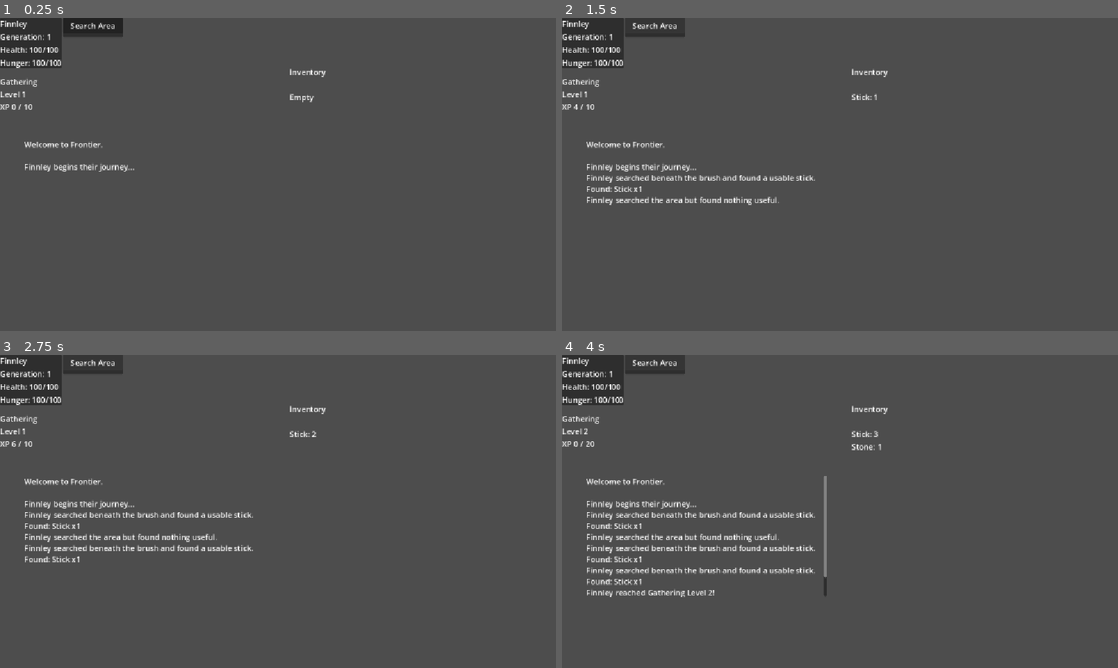
Above: before the commit, frames 1-4 (two rows, left to right).
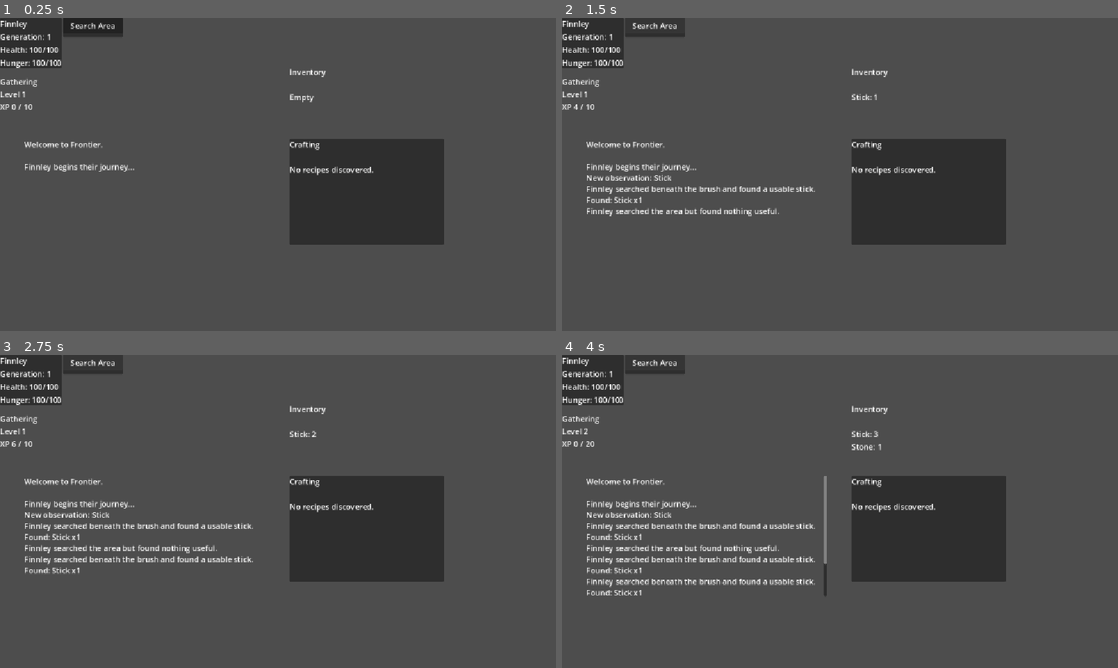
Above: after the commit, the same moments.

Repository: thegrundle-git/frontierthegame
Game: Godot game, scene res://scenes/Main.tscn
The game is run twice, just before and just after one commit, with the same random seed, the same clock (stepped at 60 frames per second) and the same inputs.
Inputs:
- Up to frame 1 (0.25 s): no input
- Up to frame 2 (1.5 s): click "Search Area" at 0.5 s; click "Search Area" at 1.25 s
- Up to frame 3 (2.75 s): click "Search Area" at 2 s
- Up to frame 4 (4 s): tap Enter at 2.75 s; tap Space at 3.5 s

The runs differ from the first frame. In frame 1, 9.3% of the frame differs, in the area x 52-80%, y 38-73%; in frame 2, 11%; in frame 3, 11%; in frame 4, 12%, in the area x 4-80%, y 38-78%.

Commit message:
v0.1.5 - First crafting and discovery loop
Completed the first full technology progression loop.

- Civilization observations
- Primitive Toolmaking discovery
- Recipe database
- Generic crafting system
- Stone Axe crafting
- Crafting UI
- Inventory and event log refresh

Diff:
--- a/project.godot
+++ b/project.godot
@@ -20,6 +20,8 @@
 ItemDatabase="*uid://c0rtavf4ihnru"
 GameManager="*uid://cg05lflp2p58j"
 DiscoveryDatabase="*uid://jfc5vxsamlu7"
+DiscoveryManager="*uid://dqpsuwqeclegs"
+RecipeDatabase="*uid://cejfhmr1ugfi1"
 
 [display]
 
--- a/resources/discoveries/primitive_toolmaking.tres
+++ b/resources/discoveries/primitive_toolmaking.tres
@@ -10,5 +10,6 @@
 display_name = "Primitive Toolmaking"
 description = "A loose stone and a straight branch were of little use on their own. Combined, they become something far more valuable—a tool capable of shaping the world instead of merely enduring it."
 knowledge_required = 10
+required_item_ids = Array[String](["stick", "stone"])
 unlocked_recipes = Array[ExtResource("2_1bowy")]([ExtResource("3_1bowy")])
 metadata/_custom_type_script = "uid://be18tux0tleml"
--- a/scenes/ui/GameUI.tscn
+++ b/scenes/ui/GameUI.tscn
@@ -78,4 +78,22 @@
 Level 1
 XP 0 / 10"
 
+[node name="CraftPanel" type="PanelContainer" parent="." unique_id=572451678]
+layout_mode = 0
+offset_left = 600.0
+offset_top = 250.0
+offset_right = 920.0
+offset_bottom = 470.0
+
+[node name="CraftList" type="VBoxContainer" parent="CraftPanel" unique_id=514407186]
+layout_mode = 2
+
+[node name="RecipeLabel" type="Label" parent="CraftPanel/CraftList" unique_id=63634396]
+layout_mode = 2
+
+[node name="CraftButton" type="Button" parent="CraftPanel/CraftList" unique_id=2068366425]
+layout_mode = 2
+text = "Craft Stone Axe"
+
 [connection signal="pressed" from="ActionPanel/ActionList/SearchButton" to="." method="_on_search_button_pressed"]
+[connection signal="pressed" from="CraftPanel/CraftList/CraftButton" to="." method="_on_craft_button_pressed"]
--- /dev/null
+++ b/scripts/actions/CraftAction.gd
@@ -0,0 +1,53 @@
+extends Node
+class_name CraftAction
+
+
+func perform(
+	survivor: Survivor,
+	recipe: RecipeData
+) -> bool:
+	if survivor == null:
+		return false
+
+	if recipe == null:
+		return false
+
+	var civilization := GameManager.current_civilization
+
+	if civilization == null:
+		return false
+
+	if not civilization.has_recipe(recipe.id):
+		_add_event(
+			"That recipe has not been discovered."
+		)
+		return false
+
+	if not survivor.inventory.can_afford_recipe(recipe):
+		_add_event(
+			"Not enough materials to craft "
+			+ recipe.display_name
+			+ "."
+		)
+		return false
+
+	if not survivor.inventory.remove_recipe_ingredients(
+		recipe
+	):
+		return false
+
+	survivor.inventory.add_recipe_results(recipe)
+
+	_add_event(
+		survivor.data.display_name
+		+ " crafted "
+		+ recipe.display_name
+		+ "."
+	)
+
+	return true
+
+
+func _add_event(message: String) -> void:
+	if GameManager.game_ui:
+		GameManager.game_ui.add_event(message)
--- a/scripts/actions/SearchAction.gd
+++ b/scripts/actions/SearchAction.gd
@@ -43,13 +43,24 @@
 	survivor.gain_knowledge(1)
 
 	if not item_id.is_empty():
-		survivor.inventory.add_item(item_id, amount)
+		survivor.inventory.add_item(
+			item_id,
+			amount
+		)
+
+		DiscoveryManager.record_item_observation(
+			item_id
+		)
+
+	DiscoveryManager.check_discoveries()
 
 	if GameManager.game_ui:
 		GameManager.game_ui.add_event(event_text)
 
 		if not item_id.is_empty():
-			var item_data := ItemDatabase.get_item(item_id)
+			var item_data := ItemDatabase.get_item(
+				item_id
+			)
 
 			if item_data != null:
 				GameManager.game_ui.add_event(
@@ -59,8 +70,4 @@
 					+ str(amount)
 				)
 
-		GameManager.game_ui.update_inventory(
-			survivor.inventory
-		)
-
-		GameManager.game_ui.update_survivor()
+		GameManager.game_ui.refresh_all()
--- /dev/null
+++ b/scripts/autoload/DiscoveryManager.gd
@@ -0,0 +1,78 @@
+extends Node
+
+
+func record_item_observation(item_id: String) -> void:
+	var civilization := GameManager.current_civilization
+
+	if civilization == null:
+		return
+
+	var is_new_observation := civilization.observe_item(item_id)
+
+	if not is_new_observation:
+		return
+
+	if GameManager.game_ui:
+		var item_data := ItemDatabase.get_item(item_id)
+
+		if item_data != null:
+			GameManager.game_ui.add_event(
+				"New observation: " + item_data.display_name
+			)
+
+
+func check_discoveries() -> void:
+	var civilization := GameManager.current_civilization
+
+	if civilization == null:
+		return
+
+	for discovery_variant in DiscoveryDatabase.get_all():
+		var discovery := discovery_variant as DiscoveryData
+
+		if discovery == null:
+			continue
+
+		if civilization.has_discovery(discovery.id):
+			continue
+
+		if civilization.knowledge < discovery.knowledge_required:
+			continue
+
+		if not civilization.has_observed_all(
+			discovery.required_item_ids
+		):
+			continue
+
+		unlock_discovery(discovery)
+
+
+func unlock_discovery(discovery: DiscoveryData) -> void:
+	var civilization := GameManager.current_civilization
+
+	if civilization == null:
+		return
+
+	if not civilization.add_discovery(discovery):
+		return
+
+	print("Discovery unlocked: ", discovery.display_name)
+
+	if GameManager.game_ui == null:
+		return
+
+	GameManager.game_ui.add_event("")
+	GameManager.game_ui.add_event(
+		"DISCOVERY: " + discovery.display_name
+	)
+	GameManager.game_ui.add_event(
+		discovery.description
+	)
+
+	for recipe in discovery.unlocked_recipes:
+		if recipe == null:
+			continue
+
+		GameManager.game_ui.add_event(
+			"Recipe unlocked: " + recipe.display_name
+		)
--- a/scripts/autoload/GameManager.gd
+++ b/scripts/autoload/GameManager.gd
@@ -35,5 +35,30 @@
 
 
 func search_area() -> void:
+	if current_survivor == null:
+		return
+
 	var search := SearchAction.new()
 	search.perform(current_survivor)
+
+
+func craft_recipe(recipe_id: String) -> bool:
+	if current_survivor == null:
+		return false
+
+	var recipe := RecipeDatabase.get_recipe(recipe_id)
+
+	if recipe == null:
+		return false
+
+	var craft_action := CraftAction.new()
+
+	var succeeded := craft_action.perform(
+		current_survivor,
+		recipe
+	)
+
+	if succeeded and game_ui:
+		game_ui.refresh_all()
+
+	return succeeded
--- /dev/null
+++ b/scripts/autoload/RecipeDatabase.gd
@@ -0,0 +1,64 @@
+extends Node
+
+
+const RECIPE_FOLDER := "res://resources/recipes/"
+
+
+var recipes: Dictionary = {}
+
+
+func _ready() -> void:
+	load_recipes()
+
+
+func load_recipes() -> void:
+	recipes.clear()
+
+	var file_names := DirAccess.get_files_at(RECIPE_FOLDER)
+
+	for file_name in file_names:
+		if not file_name.ends_with(".tres"):
+			continue
+
+		var recipe_path := RECIPE_FOLDER + file_name
+		var loaded_resource := load(recipe_path)
+
+		if loaded_resource is not RecipeData:
+			push_warning(
+				"Skipped non-RecipeData resource: " + recipe_path
+			)
+			continue
+
+		register(loaded_resource)
+
+	print("Loaded ", recipes.size(), " recipes.")
+
+
+func register(recipe: RecipeData) -> void:
+	if recipe.id.is_empty():
+		push_error(
+			"Recipe has no ID: " + recipe.resource_path
+		)
+		return
+
+	if recipes.has(recipe.id):
+		push_error(
+			"Duplicate recipe ID: " + recipe.id
+		)
+		return
+
+	recipes[recipe.id] = recipe
+
+
+func get_recipe(recipe_id: String) -> RecipeData:
+	if not recipes.has(recipe_id):
+		push_warning(
+			"Unknown recipe ID requested: " + recipe_id
+		)
+		return null
+
+	return recipes[recipe_id]
+
+
+func has_recipe(recipe_id: String) -> bool:
+	return recipes.has(recipe_id)
--- a/scripts/inventory/Inventory.gd
+++ b/scripts/inventory/Inventory.gd
@@ -2,31 +2,90 @@
 class_name FrontierInventory
 
 
-var items : Dictionary = {}
+var items: Dictionary = {}
 
 
-func add_item(item_id : String, amount : int = 1):
+func add_item(item_id: String, amount: int = 1) -> void:
+	if amount <= 0:
+		return
 
 	if items.has(item_id):
 		items[item_id] += amount
 	else:
 		items[item_id] = amount
 
-	print("Added:")
-	print(item_id, " x", amount)
+	print("Added: ", item_id, " x", amount)
 
 
-func has_item(item_id : String) -> bool:
+func remove_item(item_id: String, amount: int = 1) -> bool:
+	if amount <= 0:
+		return false
 
-	return items.has(item_id)
-
-
-func remove_item(item_id : String, amount : int = 1):
-
-	if not items.has(item_id):
-		return
+	if not has_amount(item_id, amount):
+		return false
 
 	items[item_id] -= amount
 
 	if items[item_id] <= 0:
 		items.erase(item_id)
+
+	return true
+
+
+func get_item_amount(item_id: String) -> int:
+	if not items.has(item_id):
+		return 0
+
+	return int(items[item_id])
+
+
+func has_item(item_id: String) -> bool:
+	return get_item_amount(item_id) > 0
+
+
+func has_amount(item_id: String, amount: int) -> bool:
+	return get_item_amount(item_id) >= amount
+
+
+func can_afford_recipe(recipe: RecipeData) -> bool:
+	if recipe == null:
+		return false
+
+	for ingredient in recipe.ingredients:
+		if ingredient == null or ingredient.item == null:
+			return false
+
+		if not has_amount(
+			ingredient.item.id,
+			ingredient.amount
+		):
+			return false
+
+	return true
+
+
+func remove_recipe_ingredients(recipe: RecipeData) -> bool:
+	if not can_afford_recipe(recipe):
+		return false
+
+	for ingredient in recipe.ingredients:
+		remove_item(
+			ingredient.item.id,
+			ingredient.amount
+		)
+
+	return true
+
+
+func add_recipe_results(recipe: RecipeData) -> void:
+	if recipe == null:
+		return
+
+	for result in recipe.results:
+		if result == null or result.item == null:
+			continue
+
+		add_item(
+			result.item.id,
+			result.amount
+		)
--- a/scripts/resources/CivilizationData.gd
+++ b/scripts/resources/CivilizationData.gd
@@ -4,24 +4,55 @@
 
 @export var display_name: String = "Unnamed Civilization"
 
+
 var knowledge: int = 0
+
+var observed_item_ids: Array[String] = []
 var discovered_ids: Array[String] = []
 var unlocked_recipe_ids: Array[String] = []
+
+
+func observe_item(item_id: String) -> bool:
+	if item_id in observed_item_ids:
+		return false
+
+	observed_item_ids.append(item_id)
+
+	print("New observation: ", item_id)
+
+	return true
+
+
+func has_observed_item(item_id: String) -> bool:
+	return item_id in observed_item_ids
+
+
+func has_observed_all(item_ids: Array[String]) -> bool:
+	for item_id in item_ids:
+		if not has_observed_item(item_id):
+			return false
+
+	return true
 
 
 func has_discovery(discovery_id: String) -> bool:
 	return discovery_id in discovered_ids
 
 
-func add_discovery(discovery: DiscoveryData) -> void:
+func add_discovery(discovery: DiscoveryData) -> bool:
 	if has_discovery(discovery.id):
-		return
+		return false
 
 	discovered_ids.append(discovery.id)
 
 	for recipe in discovery.unlocked_recipes:
-		if recipe != null and recipe.id not in unlocked_recipe_ids:
+		if recipe == null:
+			continue
+
+		if recipe.id not in unlocked_recipe_ids:
 			unlocked_recipe_ids.append(recipe.id)
+
+	return true
 
 
 func has_recipe(recipe_id: String) -> bool:
--- a/scripts/resources/DiscoveryData.gd
+++ b/scripts/resources/DiscoveryData.gd
@@ -10,6 +10,8 @@
 
 @export var knowledge_required: int = 0
 
+@export var required_item_ids: Array[String] = []
+
 @export var unlocked_recipes: Array[RecipeData] = []
 
 @export var hidden_until_discovered: bool = true
--- a/scripts/ui/GameUI.gd
+++ b/scripts/ui/GameUI.gd
@@ -1,9 +1,20 @@
 extends Control
+
+
+const STONE_AXE_RECIPE_ID := "stone_axe_recipe"
 
 
 @onready var event_log: RichTextLabel = $EventLog
 @onready var inventory_label: Label = $InventoryLabel
 @onready var gathering_label: Label = $GatheringLabel
+
+@onready var recipe_label: Label = (
+	$CraftPanel/CraftList/RecipeLabel
+)
+
+@onready var craft_button: Button = (
+	$CraftPanel/CraftList/CraftButton
+)
 
 
 func _ready() -> void:
@@ -11,28 +22,50 @@
 
 	GameManager.game_ui = self
 
+	refresh_all()
+
+
+func refresh_all() -> void:
 	update_survivor()
 
-	if GameManager.current_survivor != null:
-		update_inventory(GameManager.current_survivor.inventory)
+	var survivor := GameManager.current_survivor
+
+	if survivor != null:
+		update_inventory(survivor.inventory)
+
+	update_crafting()
 
 
 func add_event(event_text: String) -> void:
-	event_log.append_text("\n" + event_text)
+	event_log.append_text(
+		"\n" + event_text
+	)
 
 
-func update_inventory(inventory: FrontierInventory) -> void:
+func update_inventory(
+	inventory: FrontierInventory
+) -> void:
 	var inventory_text := "Inventory\n\n"
 
 	if inventory.items.is_empty():
 		inventory_text += "Empty"
 	else:
 		for item_id in inventory.items:
-			var item_data := ItemDatabase.get_item(item_id)
-			var amount: int = inventory.items[item_id]
+			var item_data := ItemDatabase.get_item(
+				item_id
+			)
+
+			var amount := inventory.get_item_amount(
+				item_id
+			)
 
 			if item_data == null:
-				inventory_text += item_id + ": " + str(amount) + "\n"
+				inventory_text += (
+					item_id
+					+ ": "
+					+ str(amount)
+					+ "\n"
+				)
 				continue
 
 			inventory_text += (
@@ -51,8 +84,14 @@
 	if survivor == null:
 		return
 
-	var level: int = survivor.data.gathering_level
-	var xp: int = survivor.data.gathering_xp
+	var level: int = (
+		survivor.data.gathering_level
+	)
+
+	var xp: int = (
+		survivor.data.gathering_xp
+	)
+
 	var xp_needed: int = level * 10
 
 	gathering_label.text = (
@@ -66,5 +105,74 @@
 	)
 
 
+func update_crafting() -> void:
+	var recipe := RecipeDatabase.get_recipe(
+		STONE_AXE_RECIPE_ID
+	)
+
+	var survivor := GameManager.current_survivor
+	var civilization := GameManager.current_civilization
+
+	if (
+		recipe == null
+		or survivor == null
+		or civilization == null
+	):
+		recipe_label.text = "Crafting unavailable."
+		craft_button.disabled = true
+		return
+
+	if not civilization.has_recipe(recipe.id):
+		recipe_label.text = (
+			"Crafting\n\n"
+			+ "No recipes discovered."
+		)
+
+		craft_button.disabled = true
+		craft_button.visible = false
+		return
+
+	craft_button.visible = true
+
+	var recipe_text := (
+		"Crafting\n\n"
+		+ recipe.display_name
+		+ "\n\nRequires:\n"
+	)
+
+	for ingredient in recipe.ingredients:
+		if ingredient == null or ingredient.item == null:
+			continue
+
+		var owned := (
+			survivor.inventory.get_item_amount(
+				ingredient.item.id
+			)
+		)
+
+		recipe_text += (
+			ingredient.item.display_name
+			+ ": "
+			+ str(owned)
+			+ " / "
+			+ str(ingredient.amount)
+			+ "\n"
+		)
+
+	recipe_label.text = recipe_text
+
+	craft_button.disabled = (
+		not survivor.inventory.can_afford_recipe(
+			recipe
+		)
+	)
+
+
 func _on_search_button_pressed() -> void:
 	GameManager.search_area()
+
+
+func _on_craft_button_pressed() -> void:
+	GameManager.craft_recipe(
+		STONE_AXE_RECIPE_ID
+	)
Not shown, added: scripts/actions/CraftAction.gd.uid
Not shown, added: scripts/autoload/DiscoveryManager.gd.uid
Not shown, added: scripts/autoload/RecipeDatabase.gd.uid
